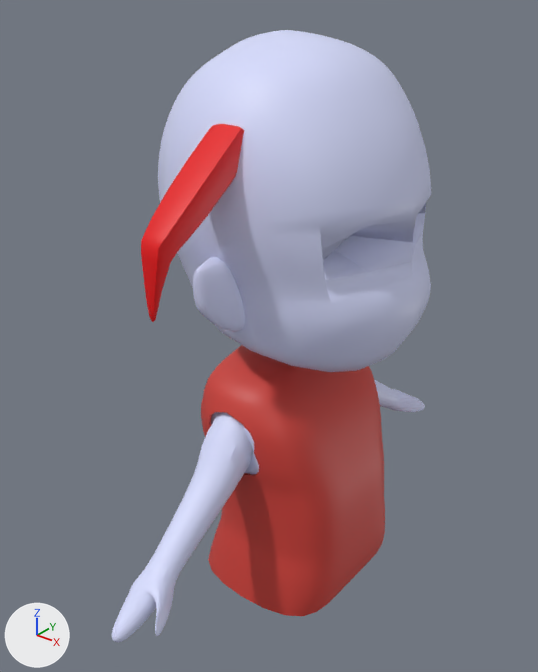
One commit to the glTF model Characters/couple_character_anti.glb: the scene before it, then after it.
Rendered twice from a 50 mm lens placed at (2.15, 1.28, 4.99), pointed at (-0.14, 4.14, 3.22). Arrows for +X, +Y and +Z are at lower left; the lights stay in place. Where no turn or scale is listed for an object, it has been applied to the vertices. Vertices at the same position are counted once.

Script lines for the objects in view, before the commit:
```python
me_cube_001 = bpy.data.meshes.new('Cube.001')
me_cube_001.from_pydata(...)  # 9260 vertices, 18347 faces; spans x -0.63..0.77, y -1.86..0.98, z -1.06..1.96
# faces by material slot: [12030, 5248, 389, 680]
me_cube_001.materials.append(mat_material_007)  # white #d8ddff
me_cube_001.materials.append(mat_material_002)  # red #cf4139
me_cube_001.materials.append(mat_material_001)  # black #000000
me_cube_001.materials.append(mat_material_009)  # red #e70006
ob_torso_001 = bpy.data.objects.new('Torso.001', me_cube_001)
ob_torso_001.location = (-0.099, 4.681, 2.799)
```
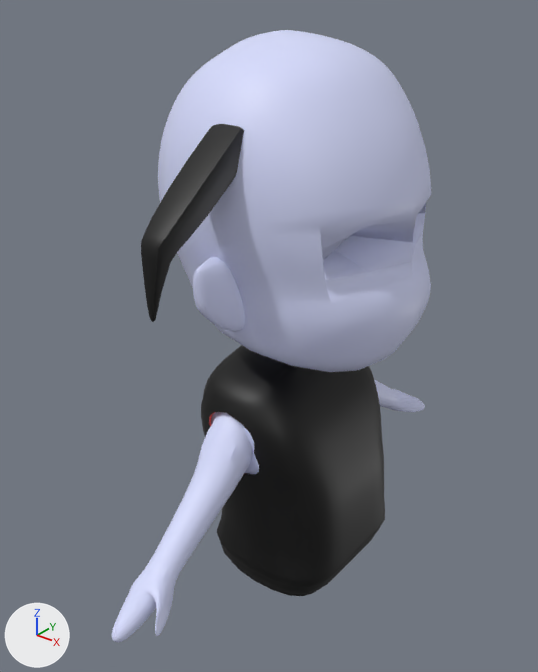
Boxes (x1, y1, x2, y2) around the edits, measured in the pictures (538 x 672 px; the box of a moved part takes in the faces that stretch with it):
part 1 of me_cube_001, moved or reshaped
    before: (208, 520, 385, 616)
    after: (221, 529, 379, 596)
part 2 of me_cube_001, recoloured (red to black)
    both: (201, 349, 385, 584)
part 3 of me_cube_001, recoloured (red to black)
    both: (141, 124, 244, 322)

The change, as a diff of the scene's bpy script:
```diff
--- a/Characters/couple_character_anti.glb.py
+++ b/Characters/couple_character_anti.glb.py
@@ me_cube_001 @@
 # used by ob_torso_001; location = (-0.099, 4.681, 2.799)
-me_cube_001.from_pydata(...)  # 9260 vertices, 18347 faces; spans x -0.63..0.77, y -1.86..0.98, z -1.06..1.96
+me_cube_001.from_pydata(...)  # 9260 vertices, 18347 faces; spans x -0.63..0.77, y -1.86..0.98, z -1.05..1.96
+# me_cube_001 part 1: 354 vertices moved from x -0.31..0.54, y -0.95..0.08, z -1.06..-0.87 to x -0.26..0.53, y -0.91..0.03, z -1.05..-0.87; 204 vertices removed from x -0.32..0.54, y -0.97..0.09, z -1.06..-0.87; 204 vertices added at x -0.26..0.53, y -0.91..0.03, z -1.05..-0.87
+# me_cube_001 part 2: 2627 faces spanning x -0.31..0.54, y -0.95..0.08, z -1.05..0.35 switch from mat_material_002 (red #cf4139) to mat_material_001 (black #000000)
+# me_cube_001 part 3: 680 faces spanning x 0.01..0.19, y -1.5..0.62, z 0.89..1.62 switch from mat_material_009 (red #e70006) to mat_material_001 (black #000000)
 me_cube_001.materials.append(mat_material_007)
```
